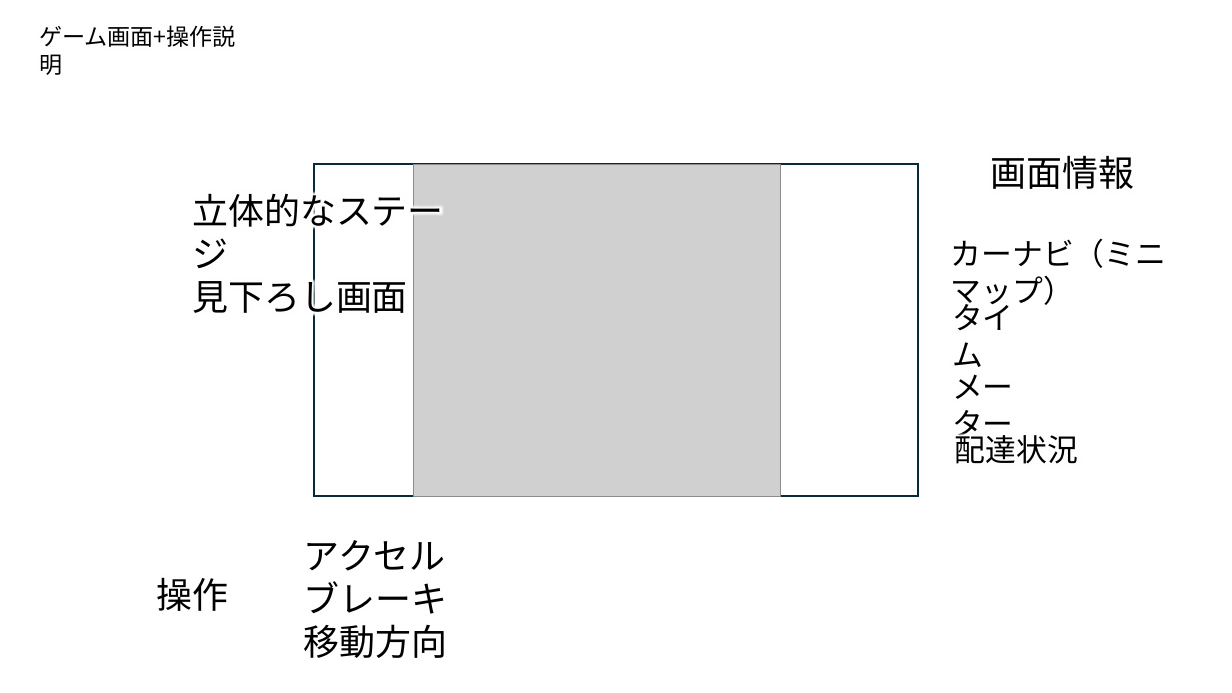
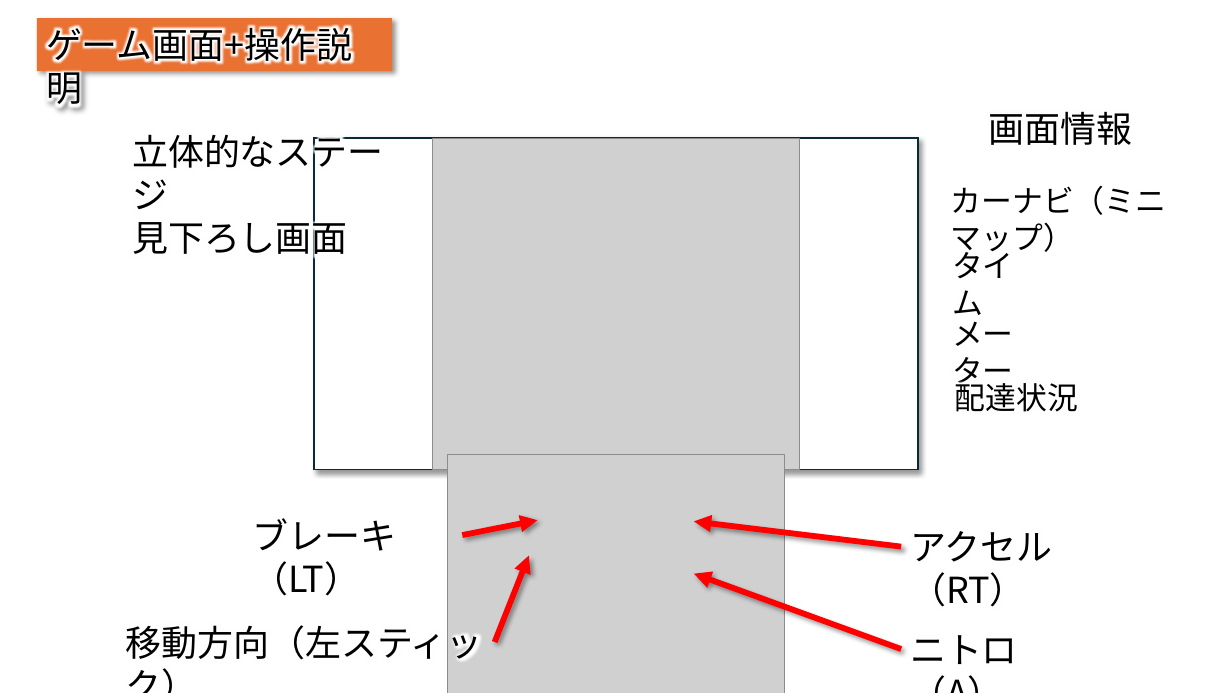
Before and after one commit to IbukiOkusada/GradProject, a slide deck: slide 4 of 企画書/カットビ企画書.pptx. Drawn at 1232x693 pixels with LibreOffice and Linux fonts; fonts in the diff are those of the drawing; grey boxes stand for pictures. Boxes give left, top, right and bottom in pixels: in the first picture for what was removed or moved away, otherwise in the second. Text is boxed around its words. In the diff, an @@ line names an element or a change of style, - is before the commit and + after.

```diff
--- a/企画書/カットビ企画書.pptx
+++ b/企画書/カットビ企画書.pptx
@@ rectangle "ゲーム画面+操作説明": place and size @@
-rectangle "ゲーム画面+操作説明" at [39, 25, 236, 75]
+rectangle "ゲーム画面+操作説明" at [37, 18, 392, 71]
@@ rectangle "ゲーム画面+操作説明" at [37, 18, 392, 71]: size 18 to 28 pt; fill none to #E97132; shadow on @@
@@ text "画面情報": place and size @@
-text "画面情報" at [990, 155, 1134, 189]
+text "画面情報" at [989, 111, 1133, 145]
@@ text "立体的なステージ" rewrapped from [193, 187, 444, 320] to [132, 134, 383, 261] @@
@@ rectangle: place and size @@
-rectangle at [314, 165, 919, 496]
+rectangle at [314, 139, 919, 470]
@@ rectangle at [314, 139, 919, 470]: shadow on @@
@@ picture: place and size @@
-picture at [413, 165, 780, 496]
+picture at [433, 139, 799, 470]
@@ text "カーナビ（ミニマップ）": place and size @@
-text "カーナビ（ミニマップ）" at [951, 238, 1167, 310]
+text "カーナビ（ミニマップ）" at [951, 185, 1167, 258]
@@ text "タイム": place and size @@
-text "タイム" at [952, 298, 1014, 375]
+text "タイム" at [952, 246, 1014, 323]
@@ text "メーター" rewrapped from [952, 374, 1014, 443] to [952, 314, 1014, 391] @@
@@ text "配達状況": place and size @@
-text "配達状況" at [955, 430, 1078, 464]
+text "配達状況" at [955, 378, 1078, 412]
@@ picture added at [447, 455, 784, 693] @@
@@ text added at [252, 518, 396, 596], 28 pt, text #000000 @@
+ブレーキ（LT）
@@ arrow added from (462, 535) to (538, 520), #FF0000 4.5 pt @@
@@ arrow added from (901, 547) to (694, 521), #FF0000 4.5 pt @@
@@ text added at [910, 531, 1052, 607], 28 pt, text #000000 @@
+アクセル（RT）
@@ arrow added from (494, 642) to (529, 555), #FF0000 4.5 pt @@
@@ text removed at [157, 577, 229, 611] @@
-操作
@@ arrow added from (901, 649) to (694, 574), #FF0000 4.5 pt @@
@@ text at [126, 619, 483, 665]: text changed @@
-アクセル
-ブレーキ
-移動方向
+移動方向（左スティック）
@@ text added at [910, 635, 1018, 664], 28 pt, text #000000 @@
+ニトロ（A）
```
Also in this commit, not shown: 6 other slides changed, 1 slide added, 1 slide removed.
